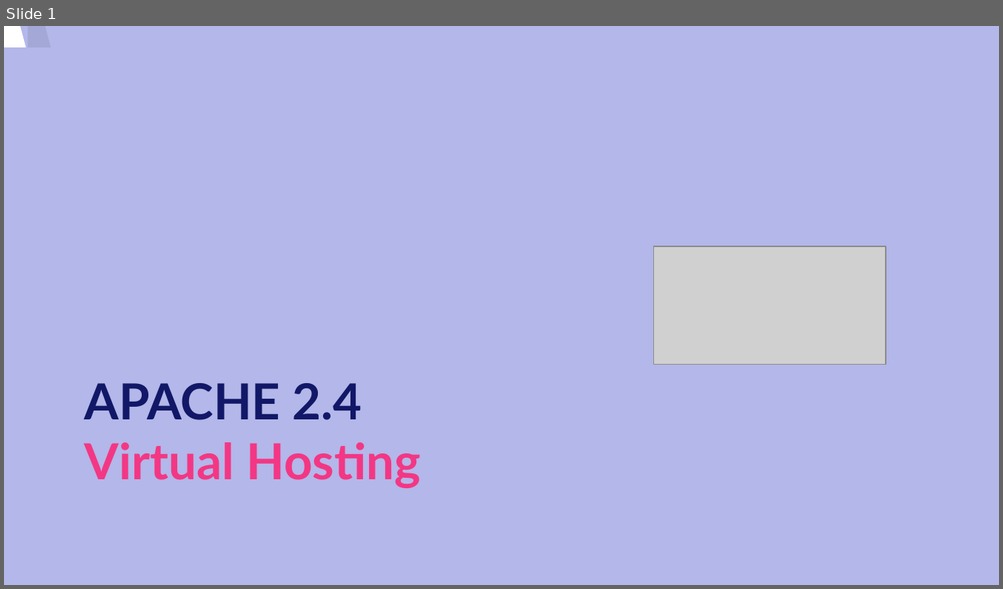
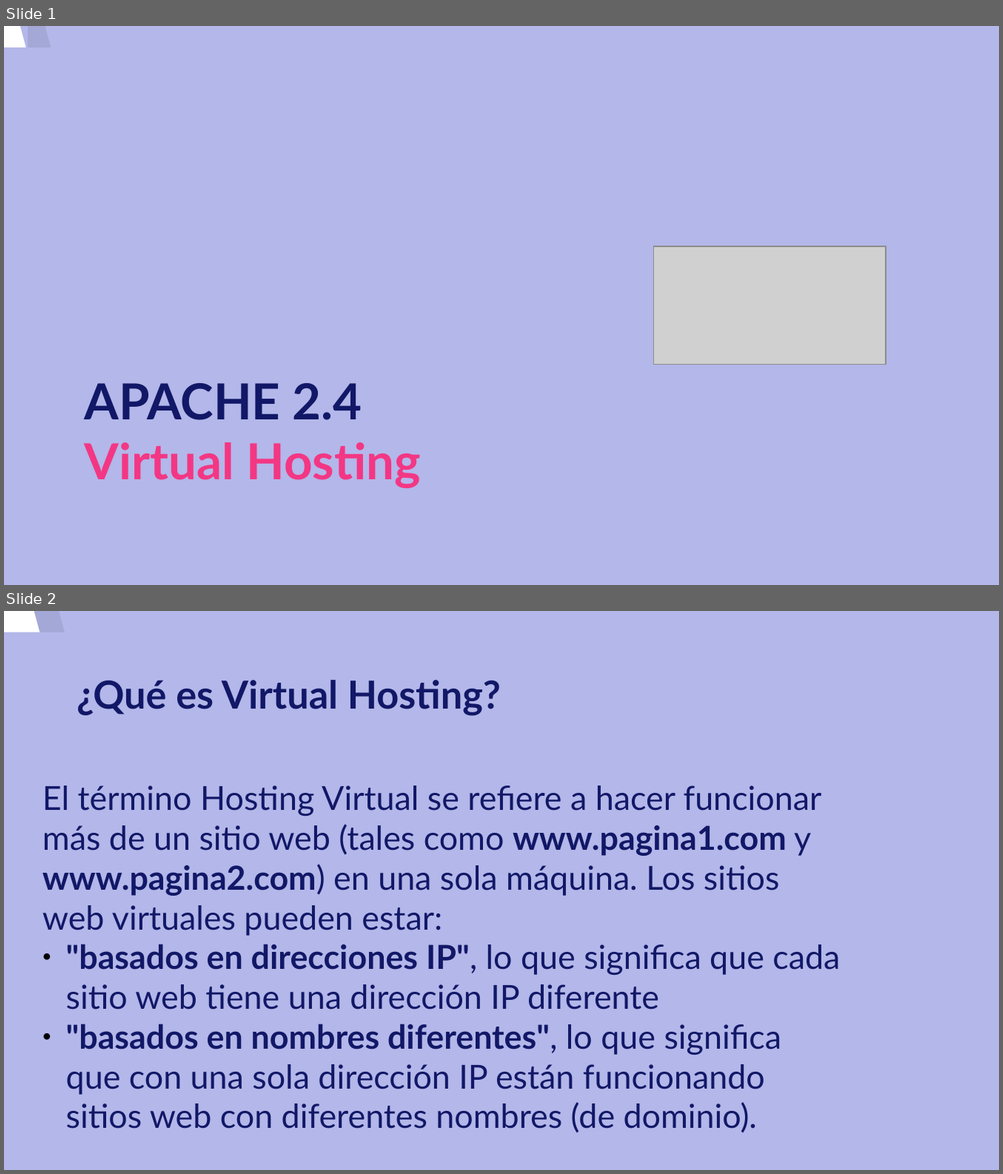
Before and after one commit to josedom24/curso_apache24, a slide deck: curso/u7/u7.odp. Shown one above the other, each under a label of ours: slide 1 before the commit, slides 1 and 2 after it. The pictures are 1003x589 and 1003x1174 pixels, drawn with LibreOffice and Linux fonts; fonts in the diff are those of the drawing; grey boxes stand for pictures. Boxes give left, top, right and bottom in pixels: in the first picture for what was removed or moved away, otherwise in the second. Text is boxed around its words. In the diff, an @@ line names an element or a change of style, - is before the commit and + after.

```diff
--- a/curso/u7/u7.odp
+++ b/curso/u7/u7.odp
@@ slide 2 added at [4,611,999,1170], background #B3B7E9 @@
@@ freeform shape added at [4,611,899,1170], fill #FFFFFF @@
@@ freeform shape added at [29,611,924,1170], fill #000000 at 8% opacity @@
@@ title added at [77,680,501,715], 28 pt, text #121867, bold @@
+¿Qué es Virtual Hosting?
@@ text added at [42,786,839,1133], 24 pt, text #121867 @@
+El término Hosting Virtual se refiere a hacer funcionar más de un sitio web (tales como www.pagina1.com y www.pagina2.com) en una sola máquina. Los sitios web virtuales pueden estar:
+● "basados en direcciones IP", lo que significa que cada sitio web tiene una dirección IP diferente
+● "basados en nombres diferentes", lo que significa que con una sola dirección IP están funcionando sitios web con diferentes nombres (de dominio).
```
Also in this commit, not shown: 1 slide changed, 1 other file.
